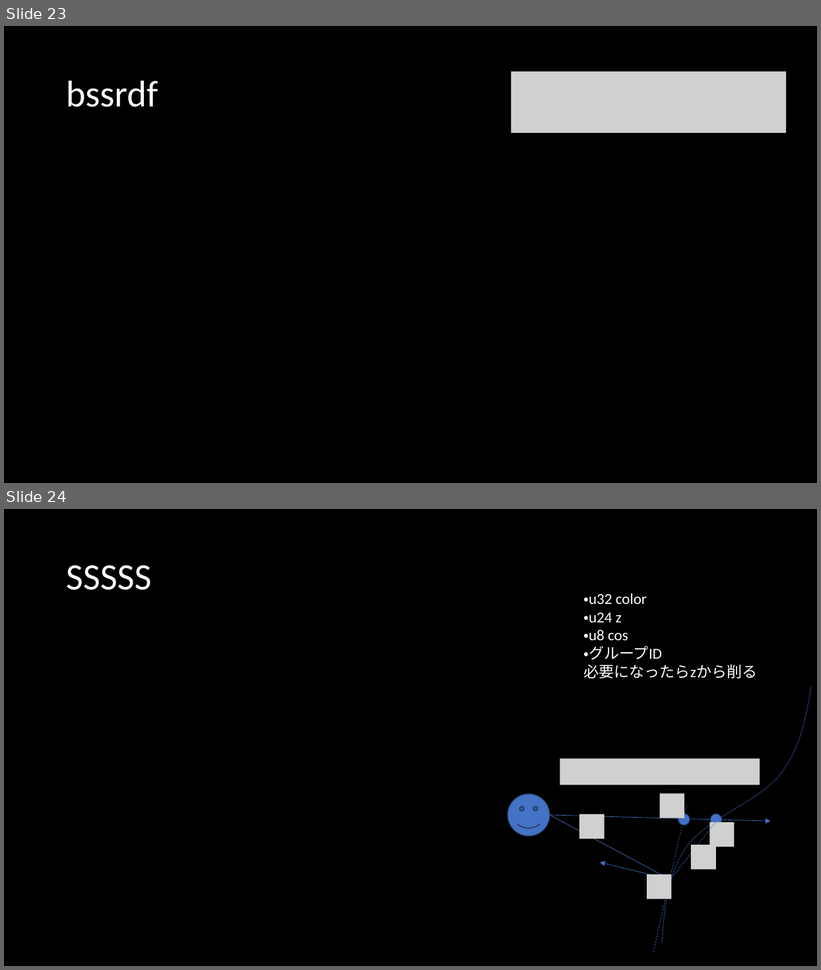
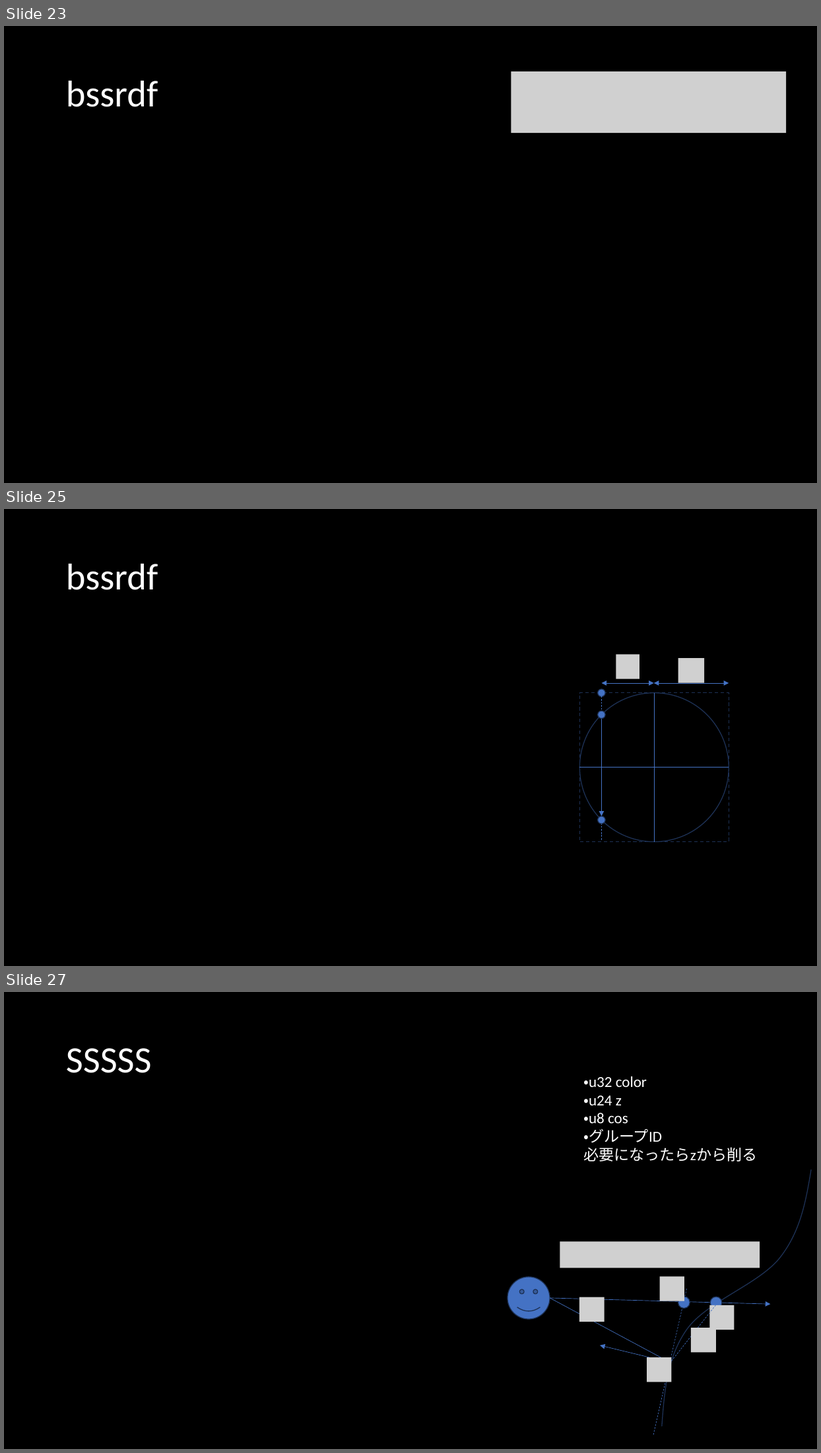
Before and after one commit to s141044/private, a slide deck: memo/material.pptx. Shown one above the other, each under a label of ours: slides 23 and 24 before the commit, slides 23, 25 and 27 after it; the slides between them are not shown. The pictures are 821x970 and 821x1453 pixels, drawn with LibreOffice and Linux fonts; fonts in the diff are those of the drawing; grey boxes stand for pictures. Boxes give left, top, right and bottom in pixels: in the first picture for what was removed or moved away, otherwise in the second. Text is boxed around its words. In the diff, an @@ line names an element or a change of style, - is before the commit and + after.

```diff
--- a/memo/material.pptx
+++ b/memo/material.pptx
@@ slide 25 added at box(4, 509, 817, 966), background #000000 @@
@@ title added at box(66, 563, 158, 590), 44 pt, text #FFFFFF @@
+bssrdf
@@ picture added at box(616, 654, 640, 679) @@
@@ picture added at box(679, 658, 705, 683) @@
@@ double arrow added from (602, 683) to (654, 683), #4472C4 0.5 pt @@
@@ double arrow added from (654, 683) to (729, 683), #4472C4 0.5 pt @@
@@ ellipse added at box(580, 693, 729, 842), outline #1E3256 1 pt @@
@@ rectangle added at box(580, 693, 729, 842), outline #1E3256 1 pt dashed @@
@@ ellipse added at box(598, 689, 605, 696), fill #4472C4, outline #1E3256 1 pt @@
@@ line added from (602, 693) to (602, 715), #4472C4 0.5 pt dashed @@
@@ line added from (654, 842) to (654, 693), #4472C4 0.5 pt @@
@@ ellipse added at box(598, 711, 605, 718), fill #4472C4, outline #1E3256 1 pt @@
@@ arrow added from (602, 715) to (602, 817), #4472C4 0.5 pt @@
@@ line added from (580, 768) to (729, 768), #4472C4 0.5 pt @@
@@ ellipse added at box(598, 817, 605, 824), fill #4472C4, outline #1E3256 1 pt @@
@@ line added from (602, 820) to (602, 840), #4472C4 0.5 pt dashed @@
@@ what was slide 24 is now slide 27 @@
```
Also in this commit, not shown: 2 other slides added.
